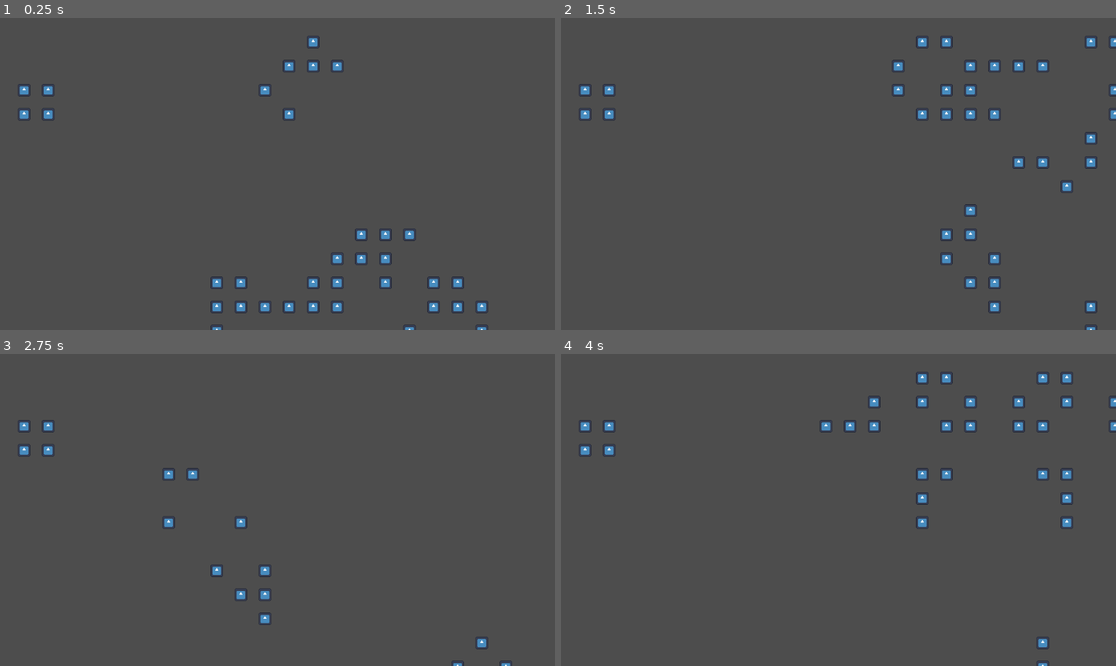
Above: before the commit, frames 1-4 (two rows, left to right).
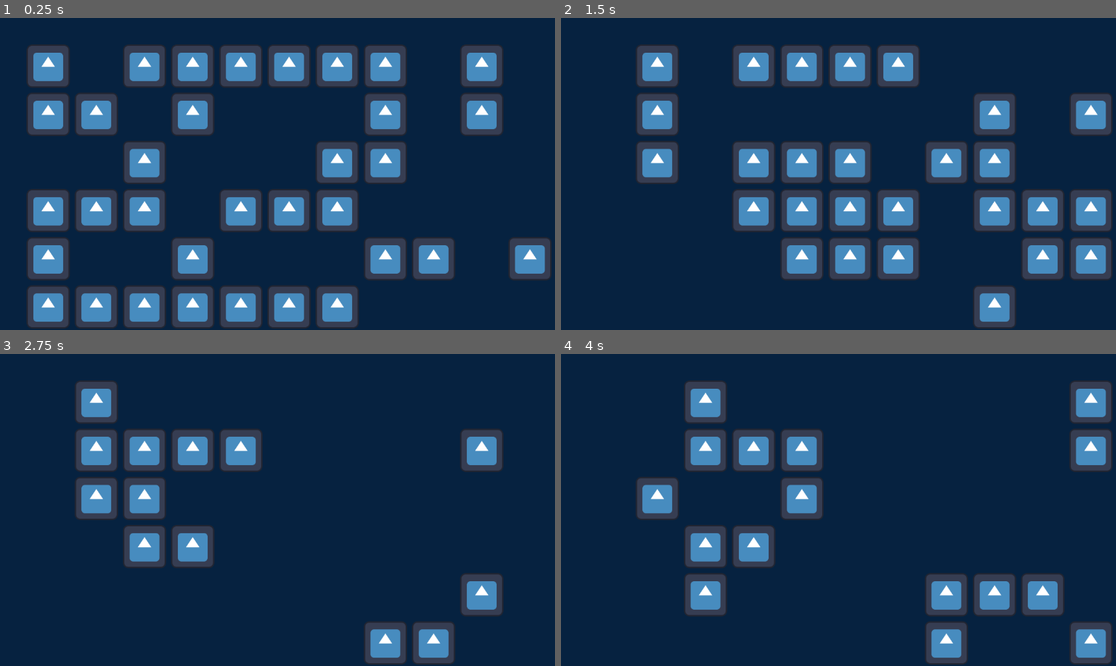
Above: after the commit, the same moments.

Repository: tukaram40k/game-of-life
Game: Godot game, scene res://scenes/main.tscn
Same seed, same stepped clock (60 frames per second), same inputs: the game is played once before the commit and once after it. The engine's default icon, where the game draws it, is replaced by a stand-in: a white triangle on a blue panel in a dark square.
Inputs:
- Up to frame 1 (0.25 s): no input
- Up to frame 2 (1.5 s): tap Enter (ui_accept) at 0.5, 1.35 s; hold Enter (ui_accept) 0.53-1.28 s
- Up to frame 3 (2.75 s): tap Enter (ui_accept) at 1.52, 1.82 s; hold Enter (ui_accept) from 2.03 s (still down)
- Up to frame 4 (4 s): release Enter (ui_accept) at 2.78 s; tap Enter (ui_accept) at 2.85, 3.02, 3.32 s; hold Enter (ui_accept) from 3.53 s (still down)

The runs differ from the first frame. In frame 1, 86% of the frame differs, in the area x 0-100%, y 0-100%; in frame 2, 89%; in frame 3, 94%; in frame 4, 93%.

Commit message:
added timer for game cycles and basic input handling

Diff:
--- a/project.godot
+++ b/project.godot
@@ -19,3 +19,4 @@
 
 renderer/rendering_method="gl_compatibility"
 renderer/rendering_method.mobile="gl_compatibility"
+environment/defaults/default_clear_color=Color(0.023789, 0.13271, 0.249317, 1)
--- a/scenes/cell.tscn
+++ b/scenes/cell.tscn
@@ -3,5 +3,5 @@
 [ext_resource type="Texture2D" uid="uid://d1fb6kr3jjbdi" path="res://assets/icon.svg" id="1_bgibf"]
 
 [node name="Cell" type="Sprite2D"]
-scale = Vector2(0.2, 0.2)
+scale = Vector2(0.7, 0.7)
 texture = ExtResource("1_bgibf")
--- a/scenes/main.gd
+++ b/scenes/main.gd
@@ -3,15 +3,24 @@
 # сцена с клеткой, она видна в инспекторе
 @export var cell_scene_basic : PackedScene
 
+# продолжительность цикла игры
+@export var update_interval: float = 0.5
+
+# референс на нод с таймером
+@onready var timer: Timer = $Timer
+
+var paused: bool = false
+
 # размер карты и клеток
 var row_count : int = 50
 var column_count : int = 50
-var cell_size: int = 50
+var cell_size: int = 100
 
 # array для клеток
 var cell_matrix: Array = []
 var previous_cell_states: Array = []
 
+# эта херь запускается 1 раз на старте игры
 func _ready():
 	get_window().mode = Window.MODE_FULLSCREEN
 
@@ -35,9 +44,19 @@
 				previous_cell_states[column].push_back(true)
 			cell_matrix[column].push_back(cell)
 
+	# стартует таймер
+	timer.wait_time = update_interval
+	timer.timeout.connect(update_game_state)
+
+	# ВАЖНО: эта херня не дает другим нодам видеть нажатие ESC
+	# с этим можно проебаться потом
+	process_mode = Node.PROCESS_MODE_ALWAYS
+
+# чекает если позиция это край карты
 func is_edge(column, row) -> bool:
 	return row == 0 or column == 0 or row == row_count-1 or column == column_count -1
 
+# возвращает количество живых соседей
 func get_alive_neighbours(column, row) -> int:
 	var count = 0
 	for x in range(-1, 2):
@@ -64,8 +83,19 @@
 			return true
 	return current
 
+# эта херь чекает нажатие кнопок каждый кадр
+func _input(event):
+	# реагирует на spacebar/enter
+	if event.is_action_pressed("ui_accept"):
+		paused = !paused
+		timer.paused = paused
+
+	# реагирует на esc
+	if event.is_action_pressed("ui_cancel"):
+		get_tree().quit()
+
 # апдейт, запускается при каждом кадре
-func _process(delta):
+func update_game_state():
 	# копируем позицию каждой клетки в аррэй
 	for column in range(column_count):
 		for row in range(row_count):
--- a/scenes/main.tscn
+++ b/scenes/main.tscn
@@ -6,3 +6,7 @@
 [node name="Main" type="Node2D"]
 script = ExtResource("1_d8abv")
 cell_scene_basic = ExtResource("2_408un")
+
+[node name="Timer" type="Timer" parent="."]
+wait_time = 0.5
+autostart = true
